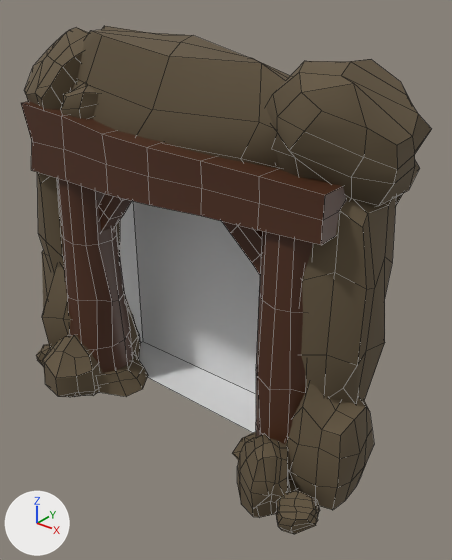
An edit to the FBX model Assets/Meshes/doorway.fbx, drawn before and after from the same camera.
Before and after are seen from a camera (50 mm lens) standing at (19.36, 14.93, 7.13) and looking at (13.03, 22.85, 2.22). The axes (+X, +Y, +Z) are drawn at lower left. The lights are the same throughout. Mesh edges are drawn as thin lines.

Before the edit, the objects in view are built like this:
```python
me_cylinder_003 = bpy.data.meshes.new('Cylinder.003')
me_cylinder_003.from_pydata(...)  # 987 vertices, 871 faces; spans x -4.06..3.91, y -1.31..1.72, z -2.09..5.29
# faces by material slot: [160, 706, 5]
me_cylinder_003.materials.append(mat_wood)  # brown #4e2c18
me_cylinder_003.materials.append(mat_rock)  # brown #62543e
me_cylinder_003.materials.append(mat_other)  # white #e7e7e7
ob_cave_doorway = bpy.data.objects.new('cave_doorway', me_cylinder_003)
ob_cave_doorway.location = (12.34, 22.29, 1.01)
```
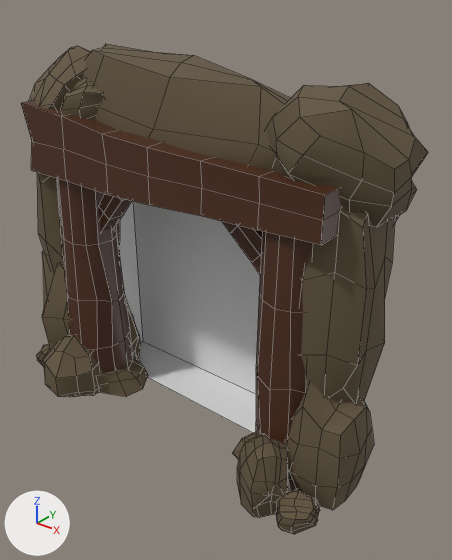
What differs and where, as boxes (x1, y1, x2, y2) in the pictures (452 x 560 px; the box of a moved part takes in the faces that stretch with it):
'cave_doorway', reshaped: before (21, 26, 431, 534); after (21, 44, 428, 534)
part 1 of me_cylinder_003, moved or reshaped: before (77, 26, 403, 205); after (83, 44, 400, 222)
part 2 of me_cylinder_003, moved or reshaped: before (24, 27, 89, 110); after (29, 46, 91, 110)
part 3 of me_cylinder_003, moved or reshaped: before (266, 59, 431, 206); after (265, 83, 428, 227)

The edits, one by one:
me_cylinder_003 has 987 vertices, 871 faces and spans x -4.06..3.91, y -1.31..1.72, z -2.09..5.29.
me_cylinder_003 is used by ob_cave_doorway; location (12.34, 22.29, 1.01).
me_cylinder_003 part 1: the loose piece of 56 vertices spanning x -3.33..3.64, y -0.24..1.72, z 2.78..5.29 is moved by (0.0, 0.0, -0.31).
me_cylinder_003 part 2: the loose piece of 66 vertices spanning x -4.06..-1.86, y -0.52..1.54, z 2.82..5.29 is moved by (0.0, 0.0, -0.31).
me_cylinder_003 part 3: the loose piece of 66 vertices spanning x 1.6..3.91, y -0.5..1.59, z 3.18..5.11 is moved by (0.0, 0.0, -0.31).
